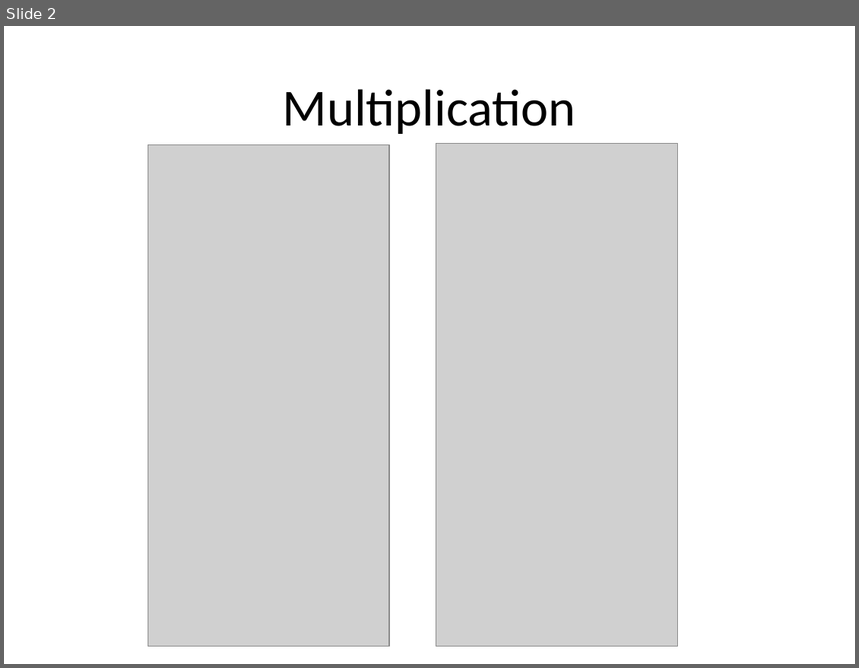
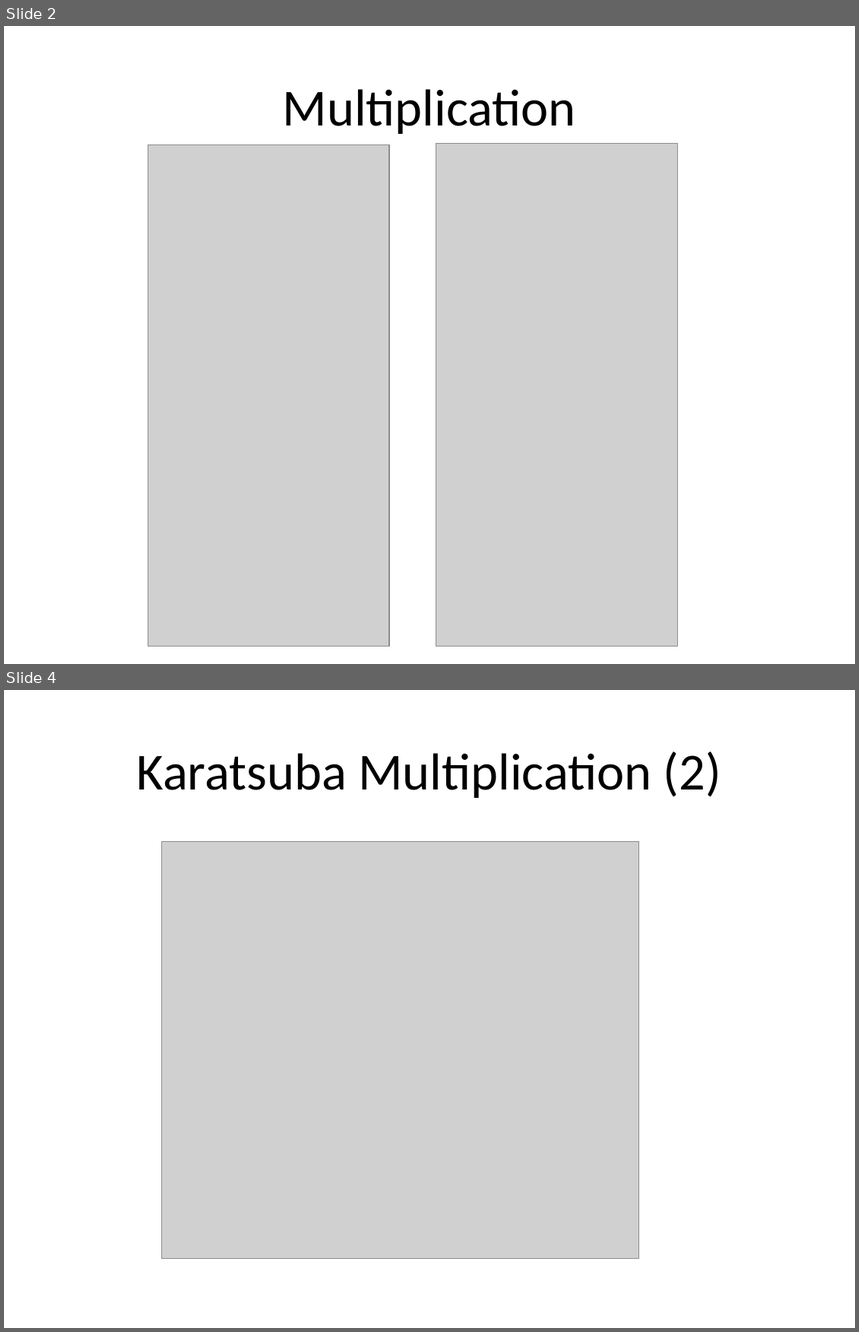
Before and after one commit to sahandKashani/CUDA-multiprecision-arithmetic-code-generator, a slide deck: report/operation_implementation_presentation.pptx. Shown one above the other, each under a label of ours: slide 2 before the commit, slides 2 and 4 after it; the slides between them are not shown. The pictures are 859x668 and 859x1332 pixels, drawn with LibreOffice and Linux fonts; fonts in the diff are those of the drawing; grey boxes stand for pictures. Boxes give left, top, right and bottom in pixels: in the first picture for what was removed or moved away, otherwise in the second. Text is boxed around its words. In the diff, an @@ line names an element or a change of style, - is before the commit and + after.

```diff
--- a/report/operation_implementation_presentation.pptx
+++ b/report/operation_implementation_presentation.pptx
@@ slide 4 added at bbox=[4, 690, 855, 1328], background #FFFFFF @@
@@ title added at bbox=[137, 752, 721, 798], 44 pt, text #000000 @@
+Karatsuba Multiplication (2)
@@ picture added at bbox=[161, 841, 639, 1259] @@
```
Also in this commit, not shown: 1 slide changed, 7 other files.
